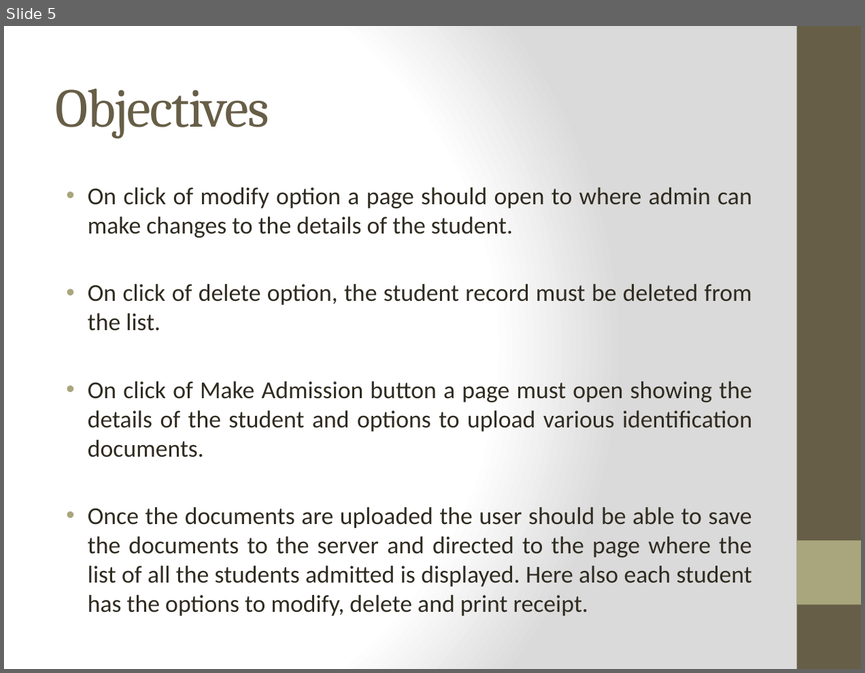
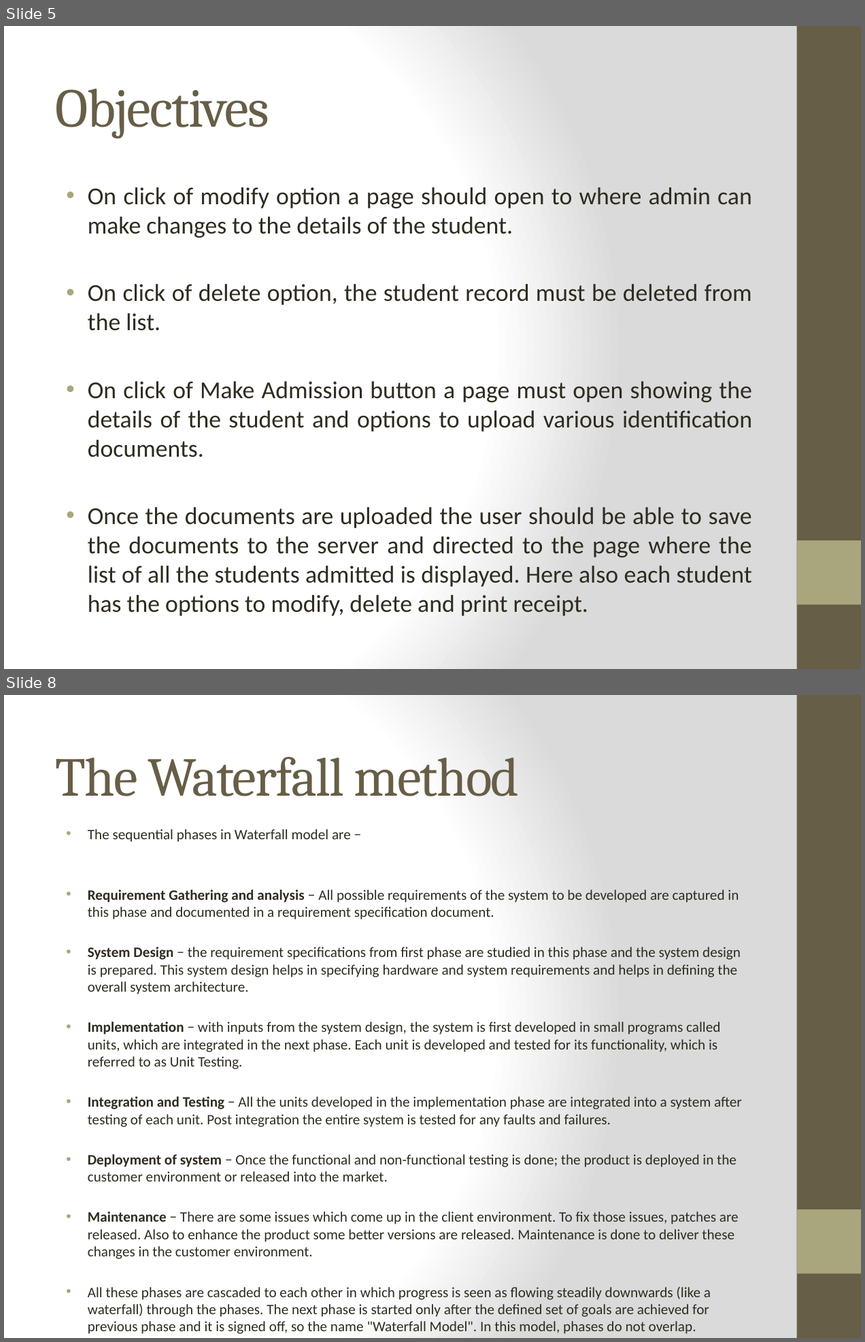
Before and after one commit to abhiyankgoyal/internshipProject, a slide deck: Internship Presentation.pptx. Shown one above the other, each under a label of ours: slide 5 before the commit, slides 5 and 8 after it; the slides between them are not shown. The pictures are 865x673 and 865x1342 pixels, drawn with LibreOffice and Linux fonts; fonts in the diff are those of the drawing. Boxes give left, top, right and bottom in pixels: in the first picture for what was removed or moved away, otherwise in the second. Text is boxed around its words. In the diff, an @@ line names an element or a change of style, - is before the commit and + after.

```diff
--- a/Internship Presentation.pptx
+++ b/Internship Presentation.pptx
@@ slide 8 added at box(4, 695, 861, 1338), background gradient #FFFFFF to #DADADA; not listed: 2 template elements that a slide beside it also shows @@
@@ title added at box(56, 757, 519, 796), 46 pt, text #675E47 @@
+The Waterfall method
@@ text added at box(88, 829, 742, 1334), 12.1 pt, text #2F2B20 @@
+• The sequential phases in Waterfall model are −
+• Requirement Gathering and analysis − All possible requirements of the system to be developed are captured in this phase and documented in a requirement specification document.
+• System Design − the requirement specifications from first phase are studied in this phase and the system design is prepared. This system design helps in specifying hardware and system requirements and helps in defining the overall system architecture.
+• Implementation − with inputs from the system design, the system is first developed in small programs called units, which are integrated in the next phase. Each unit is developed and tested for its functionality, which is referred to as Unit Testing.
+• Integration and Testing − All the units developed in the implementation phase are integrated into a system after testing of each unit. Post integration the entire system is tested for any faults and failures.
+• Deployment of system − Once the functional and non-functional testing is done; the product is deployed in the customer environment or released into the market.
+• Maintenance − There are some issues which come up in the client environment. To fix those issues, patches are released. Also to enhance the product some better versions are released. Maintenance is done to deliver these changes in the customer environment.
+• All these phases are cascaded to each other in which progress is seen as flowing steadily downwards (like a waterfall) through the phases. The next phase is started only after the defined set of goals are achieved for previous phase and it is signed off, so the name "Waterfall Model". In this model, phases do not overlap.
```
Also in this commit, not shown: 4 slides changed, 4 other slides added.
